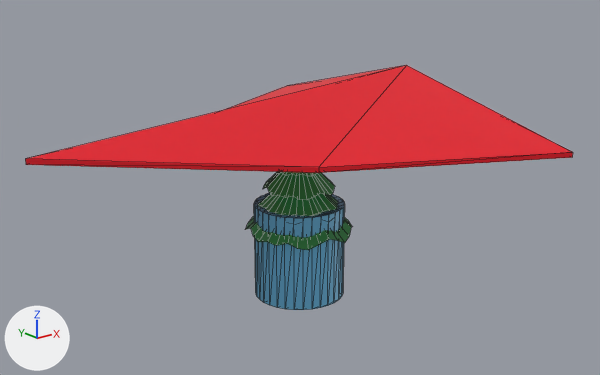
The glTF model glider.gltf, before and after one commit.
Camera for both pictures: a 50 mm lens placed at (-2.37, -2.97, 1.49), pointed at (-0.1, -0.13, 0.36). Arrows for +X, +Y and +Z are at lower left; the lights stay in place. Mesh edges are drawn as thin lines. Vertices at the same position are counted once.

Before the edit, the objects in view are built like this:
```python
mat_material_001 = principled_material('Material.001')
mat_material_001.base_color = (0.149, 0.508, 0.8)  # blue #6cbde7
me_cylinder = bpy.data.meshes.new('Cylinder')
me_cylinder.from_pydata(...)  # 76 vertices, 144 faces; spans x -1.3..0.7, y -1.0..1.0, z -0.23..0.82
# faces by material slot: [124, 20]
me_cylinder.materials.append(mat_material_001)  # blue #6cbde7
me_cylinder.materials.append(mat_material_002)  # red #e7001d
me_cylinder_002 = bpy.data.meshes.new('Cylinder.002')
me_cylinder_002.from_pydata(...)  # 156 vertices, 172 faces; spans x -0.26..0.261, y -0.258..0.262, z -0.103..0.579
me_cylinder_002.materials.append(mat_material_007)
ob_player = bpy.data.objects.new('Player', me_cylinder)
ob_player.location = (0.0, 0.0, 0.0)
ob_tree = bpy.data.objects.new('Tree', me_cylinder_002)
ob_tree.location = (0.0, 0.0, 0.0)
```
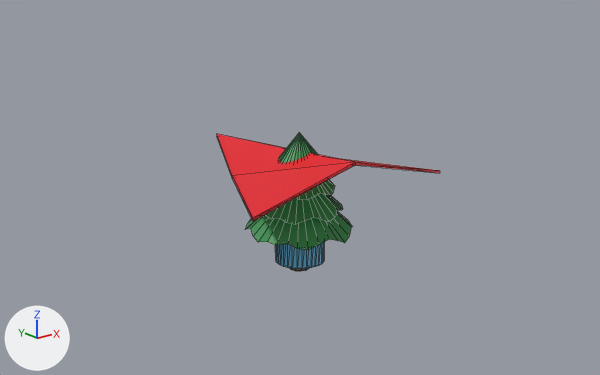
What differs and where, as boxes (x1, y1, x2, y2) in the pictures (600 x 375 px; the box of a moved part takes in the faces that stretch with it):
'Player', recoloured, reshaped (59% narrower, 45% shorter)
    before: (25, 65, 573, 310)
    after: (217, 134, 440, 269)
part 1 of me_cylinder, moved or reshaped
    before: (25, 65, 573, 173)
    after: (217, 134, 440, 221)
part 2 of me_cylinder, moved or reshaped
    before: (254, 193, 344, 310)
    after: (275, 242, 324, 269)

The change, as a list of edits to the scene's bpy script:
```text
Change mat_material_001:
    where n0 = _N.new('ShaderNodeBsdfPrincipled'); n0.name = 'Principled BSDF'
    remove n0.inputs[0].default_value = (0.149, 0.508, 0.8, 1.0)  # 'Base Color', blue #6cbde7
    add n2 = _N.new('ShaderNodeVertexColor'); n2.name = 'Color Attribute'
    add _L.new(n2.outputs[0], n0.inputs[0])  # 'Color' to 'Base Color'
Change me_cylinder:
    where me_cylinder.from_pydata(...)  # 76 vertices, 144 faces; spans x -1.3..0.7, y -1.0..1.0, z -0.23..0.82
    used by ob_player; location = (0.0, 0.0, 0.0)
    me_cylinder part 1: the loose piece of 12 vertices spanning x -1.3..0.7, y -1.0..1.0, z 0.55..0.82 is turned -90 degrees about the z axis through its middle and scaled by 0.551, then moved by (0.31, 0.17, -0.25), in mat_material_001
    me_cylinder part 2: the loose piece of 64 vertices spanning x -0.22..0.22, y -0.22..0.22, z -0.23..0.23 is turned -90 degrees about the z axis through its middle and scaled by 0.551, then moved by (0.01, 0.0, 0.06)
    remove me_cylinder.materials.append(mat_material_002)  # red #e7001d
```
